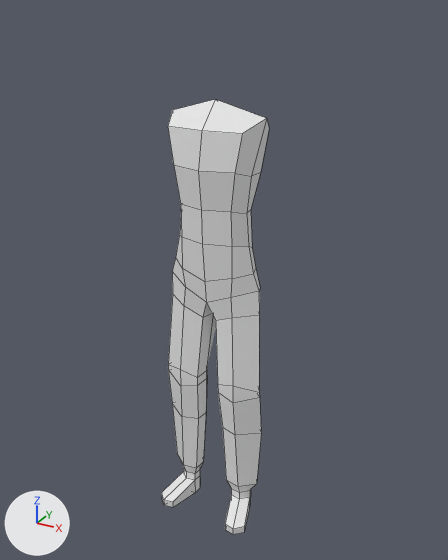
A saved change to the FBX model Assets/3D/Arms/charaterblank.fbx.
Camera for both pictures: a 50 mm camera at (1.025, -1.803, 1.919) aimed at (0.02, 0.024, 1.005). Arrows for +X, +Y and +Z are at lower left; the lights stay in place. Mesh edges are drawn as thin lines. Materials are left out; every surface is plain grey. Where no turn or scale is listed for an object, it has been applied to the vertices.

Before the edit, the objects in view are built like this:
```python
me_cube_002 = bpy.data.meshes.new('Cube.002')
me_cube_002.from_pydata(...)  # 158 vertices, 152 faces; spans x -0.21..0.21, y -0.21..0.08, z -1.38..0.26
me_cube_002.materials.append(mat_body)
ob_cube = bpy.data.objects.new('Cube', me_cube_002)
ob_cube.location = (-0.001, 0.047, 1.39)
```
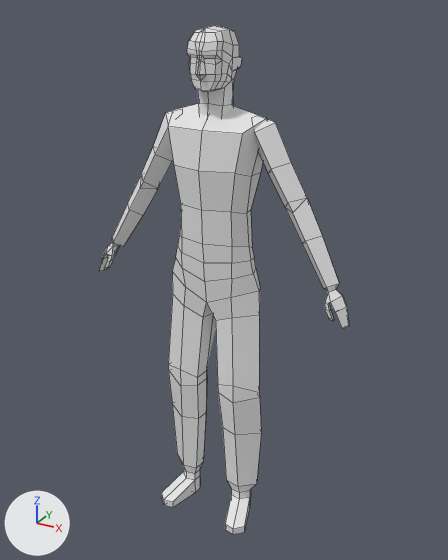
Where the newer file only moved an object's origin or applied its transform, the numbers keep the older frame.

What differs and where, as boxes (x1, y1, x2, y2) in the pictures (448 x 560 px):
'Cube', reshaped: before (162, 99, 269, 534); after (162, 104, 267, 534)
'Cube.002', added: after (99, 111, 349, 329)
'Cube.003', added: after (187, 26, 242, 116)
part 1 of me_cube_002, built on: (176, 234, 256, 282) in both

The change, as a diff of the scene's bpy script:
```diff
--- a/Assets/3D/Arms/charaterblank.fbx.py
+++ b/Assets/3D/Arms/charaterblank.fbx.py
@@ me_cube_002 @@
 # used by ob_cube; location = (-0.001, 0.047, 1.39)
-me_cube_002.from_pydata(...)  # 158 vertices, 152 faces; spans x -0.21..0.21, y -0.21..0.08, z -1.38..0.26
+me_cube_002.from_pydata(...)  # 166 vertices, 162 faces; spans x -0.21..0.21, y -0.21..0.08, z -1.38..0.26
+# me_cube_002 part 1
+# 8 faces are deleted
+# 8 vertices are added at x -0.15..0.15, y -0.13..0.05, z -0.31..-0.27
+# 16 new faces join them
@@ me_cube_003 @@
+me_cube_003.from_pydata(...)  # 108 vertices, 112 faces; spans x -0.511..0.517, y -0.112..0.025, z -0.63..0.021
@@ me_cube_004 @@
+me_cube_004.from_pydata(...)  # 137 vertices, 138 faces; spans x -0.079..0.079, y -0.082..0.111, z -0.185..0.124
@@ ob_cube_002 @@
+ob_cube_002 = bpy.data.objects.new('Cube.002', me_cube_003)
+ob_cube_002.location = (-0.001, 0.047, 1.586)
@@ ob_cube_003 @@
+ob_cube_003 = bpy.data.objects.new('Cube.003', me_cube_004)
+ob_cube_003.location = (-0.001, -0.02, 1.744)
```
